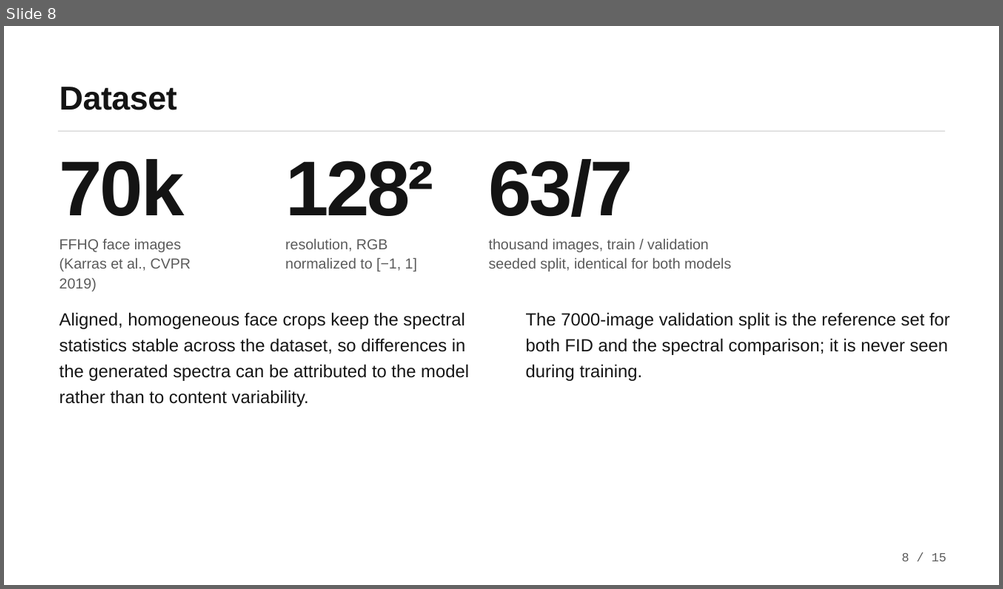
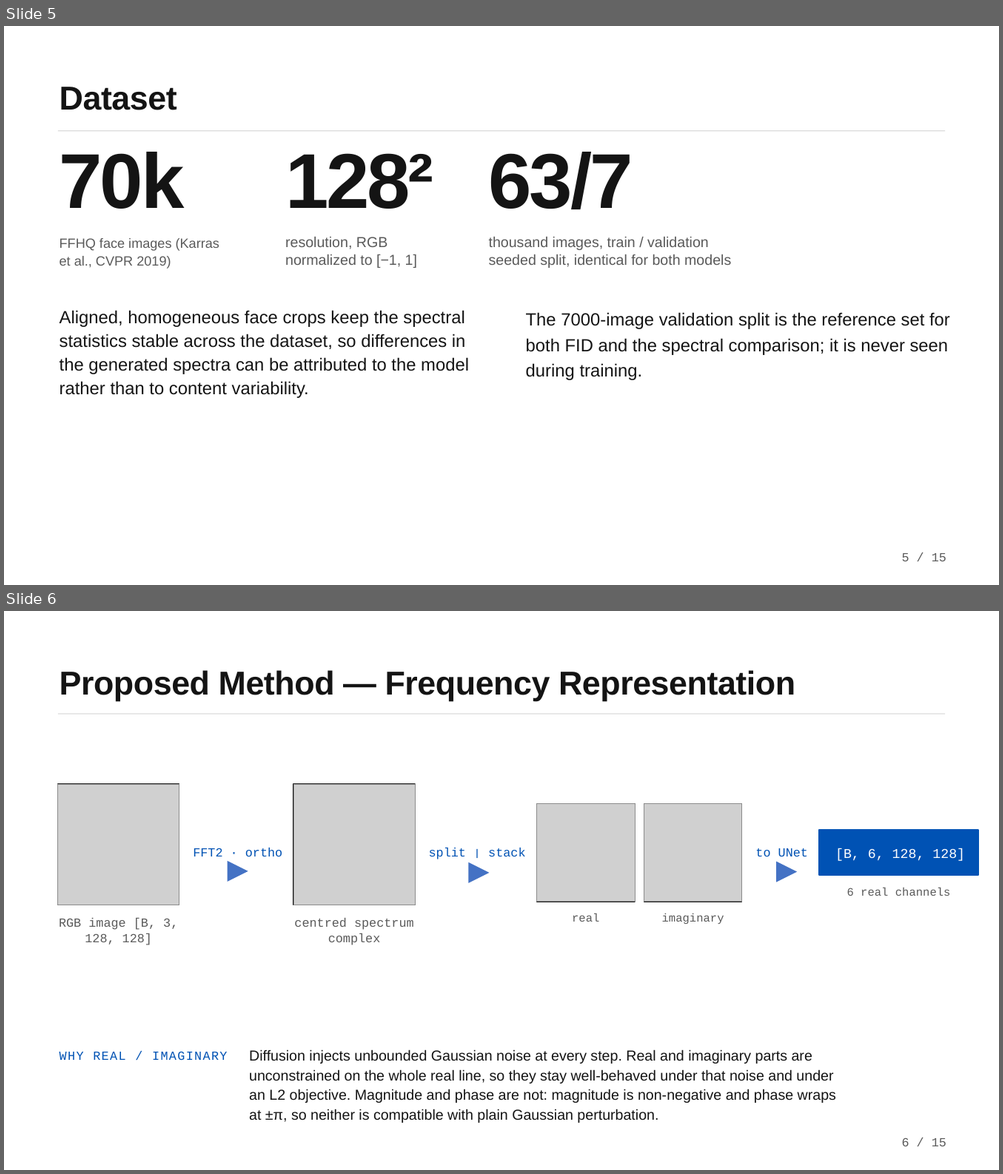
Before and after one commit to CiccioNos/cv-project6, a slide deck: Presentazione_Computer_Vision.pptx. Shown one above the other, each under a label of ours: slide 8 before the commit, slides 5 and 6 after it. The pictures are 1003x589 and 1003x1174 pixels, drawn with LibreOffice and Linux fonts; fonts in the diff are those of the drawing; grey boxes stand for pictures. Boxes give left, top, right and bottom in pixels: in the first picture for what was removed or moved away, otherwise in the second. Text is boxed around its words. In the diff, an @@ line names an element or a change of style, - is before the commit and + after.

```diff
--- a/Presentazione_Computer_Vision.pptx
+++ b/Presentazione_Computer_Vision.pptx
@@ slide 6 added at (4, 611, 999, 1170), background #FFFFFF @@
@@ text added at (60, 670, 795, 701), 48 pt, text #141414, bold @@
+Proposed Method — Frequency Representation
@@ rectangle added at (58, 713, 945, 715), fill #DCDCDC @@
@@ rectangle added at (58, 784, 179, 906), outline #141414 1.5 pt @@
@@ picture added at (58, 784, 179, 906) @@
@@ rectangle added at (293, 784, 415, 906), outline #141414 1.5 pt @@
@@ picture added at (293, 784, 415, 906) @@
@@ rectangle added at (537, 804, 634, 902), outline #141414 1.5 pt @@
@@ picture added at (537, 804, 634, 902) @@
@@ rectangle added at (643, 804, 742, 902), outline #141414 1.5 pt @@
@@ picture added at (643, 804, 742, 902) @@
@@ rectangle added at (819, 830, 978, 876), fill #0052B4, outline #0052B4 2.25 pt @@
@@ text added at (193, 848, 282, 857), 18 pt, text #0052B4 @@
+FFT2 · ortho
@@ text added at (429, 848, 525, 860), 18 pt, text #0052B4 @@
+split ‖ stack
@@ text added at (755, 849, 808, 857), 18 pt, text #0052B4 @@
+to UNet
@@ text added at (835, 849, 965, 861), 19.5 pt, text #FFFFFF @@
+[B, 6, 128, 128]
@@ triangle added at (227, 862, 247, 881), fill #4472C4, outline #4472C4 1 pt @@
@@ triangle added at (469, 863, 488, 883), fill #4472C4, outline #4472C4 1 pt @@
@@ triangle added at (777, 862, 796, 882), fill #4472C4, outline #4472C4 1 pt @@
@@ text added at (847, 888, 950, 896), 16.6 pt, text #5A5A5A @@
+6 real channels
@@ text added at (59, 918, 178, 945), 18 pt, text #5A5A5A @@
+RGB image [B, 3, 128, 128]
@@ text added at (294, 918, 414, 945), 18 pt, text #5A5A5A @@
+centred spectrum complex
@@ text added at (572, 914, 599, 922), 16.6 pt, text #5A5A5A @@
+real
@@ text added at (662, 914, 724, 924), 16.6 pt, text #5A5A5A @@
+imaginary
@@ text added at (60, 1051, 227, 1060), 18 pt, text #0052B4 @@
+WHY REAL / IMAGINARY
@@ text added at (249, 1050, 836, 1123), 21 pt, text #141414 @@
+Diffusion injects unbounded Gaussian noise at every step. Real and imaginary parts are unconstrained on the whole real line, so they stay well-behaved under that noise and under an L2 objective. Magnitude and phase are not: magnitude is non-negative and phase wraps at ±π, so neither is compatible with plain Gaussian perturbation.
@@ text added at (902, 1139, 946, 1147), 18 pt, text #5A5A5A @@
+6 / 15
@@ what was slide 8 is now slide 5 @@
@@ slide 5 changed as well @@
@@ line spacing 0.78 to 0.68 in 3 elements at (60, 152, 185, 209), (285, 153, 434, 209), (489, 152, 633, 210) @@
@@ text "FFHQ face images (Karras et ..." at (60, 238, 219, 269): size 21 to 19.4 pt; line spacing 1.14 to 1.12 @@
@@ text "resolution, RGB normalized to [−1, ..." at (285, 237, 417, 268): line spacing 1.14 to 1.02 @@
@@ text "thousand images, train / validation ..." at (489, 237, 731, 268): line spacing 1.14 to 1.02 @@
@@ text "Aligned, homogeneous face crops keep ..." at (60, 310, 469, 398): line spacing 1.22 to 1.12 @@
@@ text at (902, 554, 946, 562): text changed @@
-8 / 15
+5 / 15
```
Also in this commit, not shown: 12 other slides changed, 1 other slide added, 2 slides removed, 2 other files.
